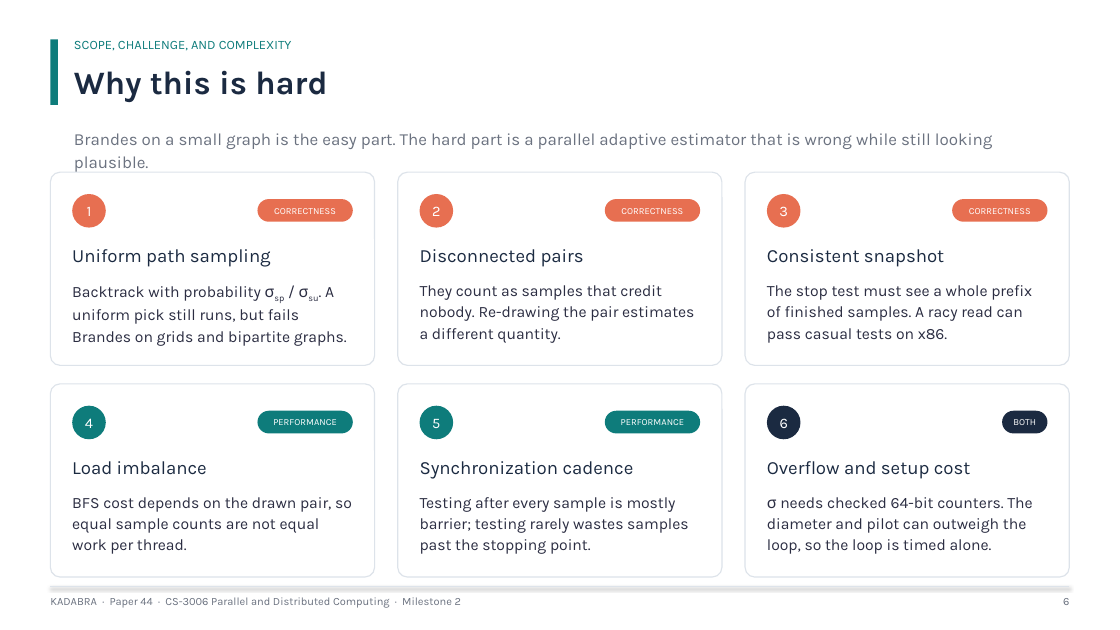
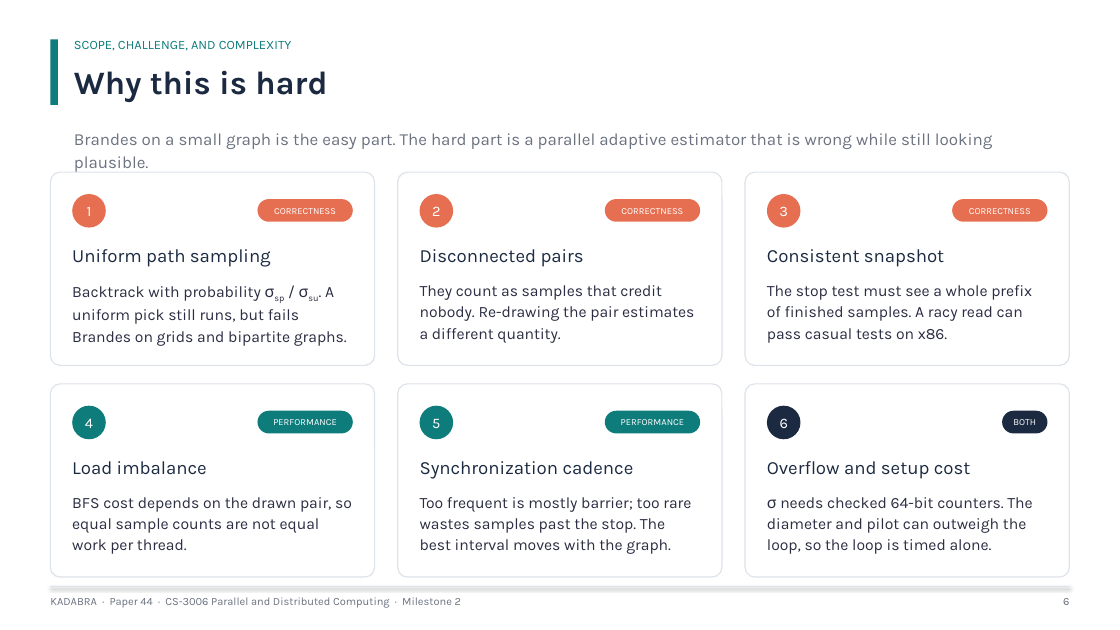
Before and after one commit to ibbi1020/pdc-kadabra-submission, a slide deck: slide 6 of slides/presentation.pptx. Drawn at 1120x630 pixels with LibreOffice and Linux fonts; fonts in the diff are those of the drawing. Boxes give left, top, right and bottom in pixels: in the first picture for what was removed or moved away, otherwise in the second. Text is boxed around its words. In the diff, an @@ line names an element or a change of style, - is before the commit and + after.

Commit message:
docs: predicted check-interval contribution + lock-free local-frame as planned pillar; sync proposal, slides, AGENTS

```diff
--- a/slides/presentation.pptx
+++ b/slides/presentation.pptx
@@ text at [420, 497, 691, 554]: text changed @@
-Testing after every sample is mostly barrier; testing rarely wastes samples past the stopping point.
+Too frequent is mostly barrier; too rare wastes samples past the stop. The best interval moves with the graph.
```
Also in this commit, not shown: 4 other slides changed, 7 other files.
